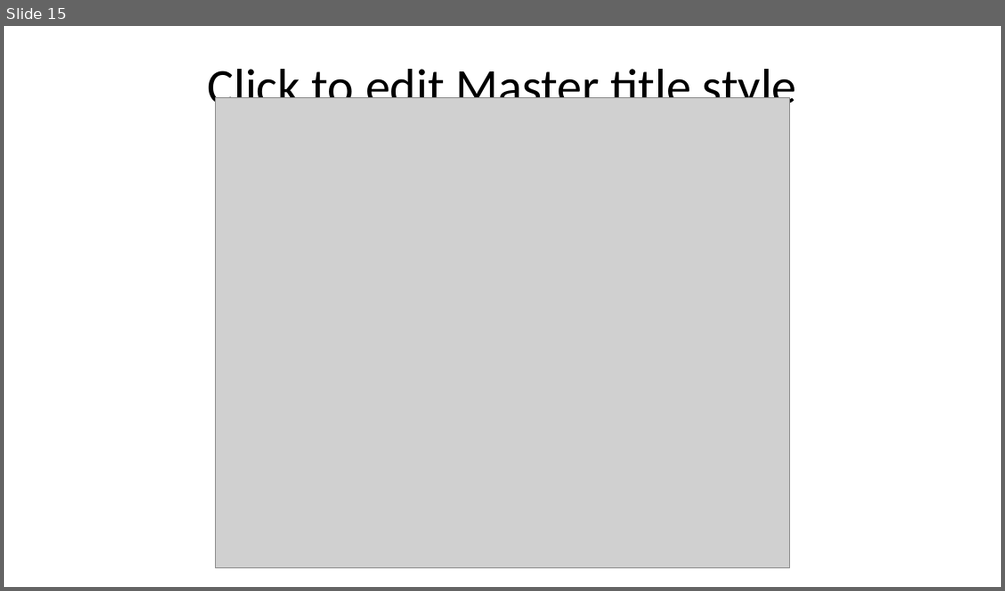
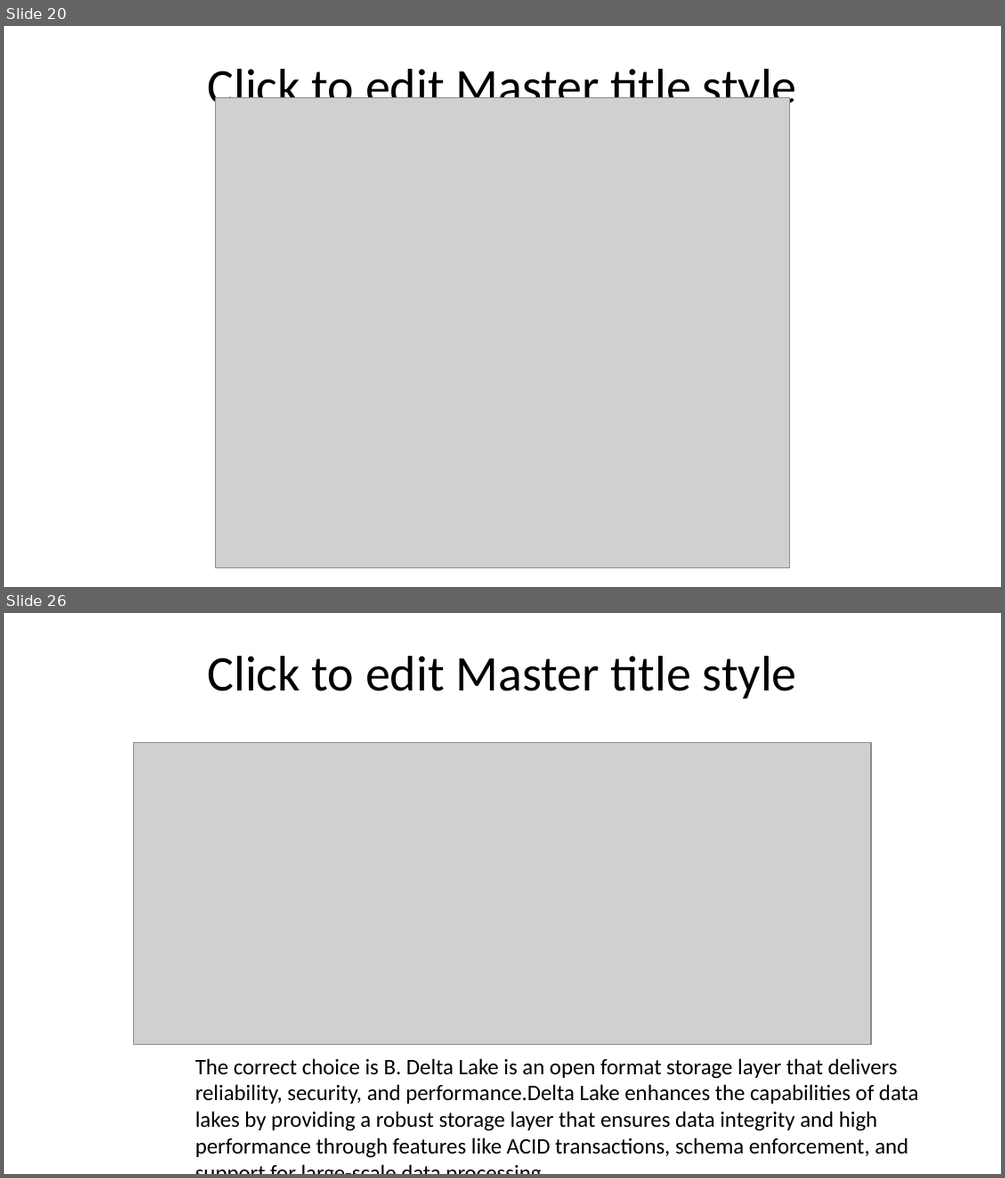
Before and after one commit to timothywarner-org/databricks, a slide deck: warner-databricks-slides.pptx. Shown one above the other, each under a label of ours: slide 15 before the commit, slides 20 and 26 after it; the slides between them are not shown. The pictures are 1005x591 and 1005x1178 pixels, drawn with LibreOffice and Linux fonts; fonts in the diff are those of the drawing; grey boxes stand for pictures; background and template pictures are left out. Boxes give left, top, right and bottom in pixels: in the first picture for what was removed or moved away, otherwise in the second. Text is boxed around its words. In the diff, an @@ line names an element or a change of style, - is before the commit and + after.

```diff
--- a/warner-databricks-slides.pptx
+++ b/warner-databricks-slides.pptx
@@ slide 26 added at (4, 613, 1001, 1174), background picture (left out); not listed: 1 template element that a slide beside it also shows @@
@@ text added at (725, 632, 784, 656), 14 pt, text #FFFFFF @@
+Source: academy.databricks.com
@@ title added at (138, 656, 521, 665), 33 pt, text #FFFFFF @@
+Practice Question #5
@@ picture added at (134, 743, 870, 1045) @@
@@ text added at (195, 1058, 919, 1158), 16 pt, text #000000 @@
+The correct choice is B. Delta Lake is an open format storage layer that delivers reliability, security, and performance.Delta Lake enhances the capabilities of data lakes by providing a robust storage layer that ensures data integrity and high performance through features like ACID transactions, schema enforcement, and support for large-scale data processing.
@@ what was slide 15 is now slide 20 @@
```
Also in this commit, not shown: 1 slide changed, 25 other slides added.
